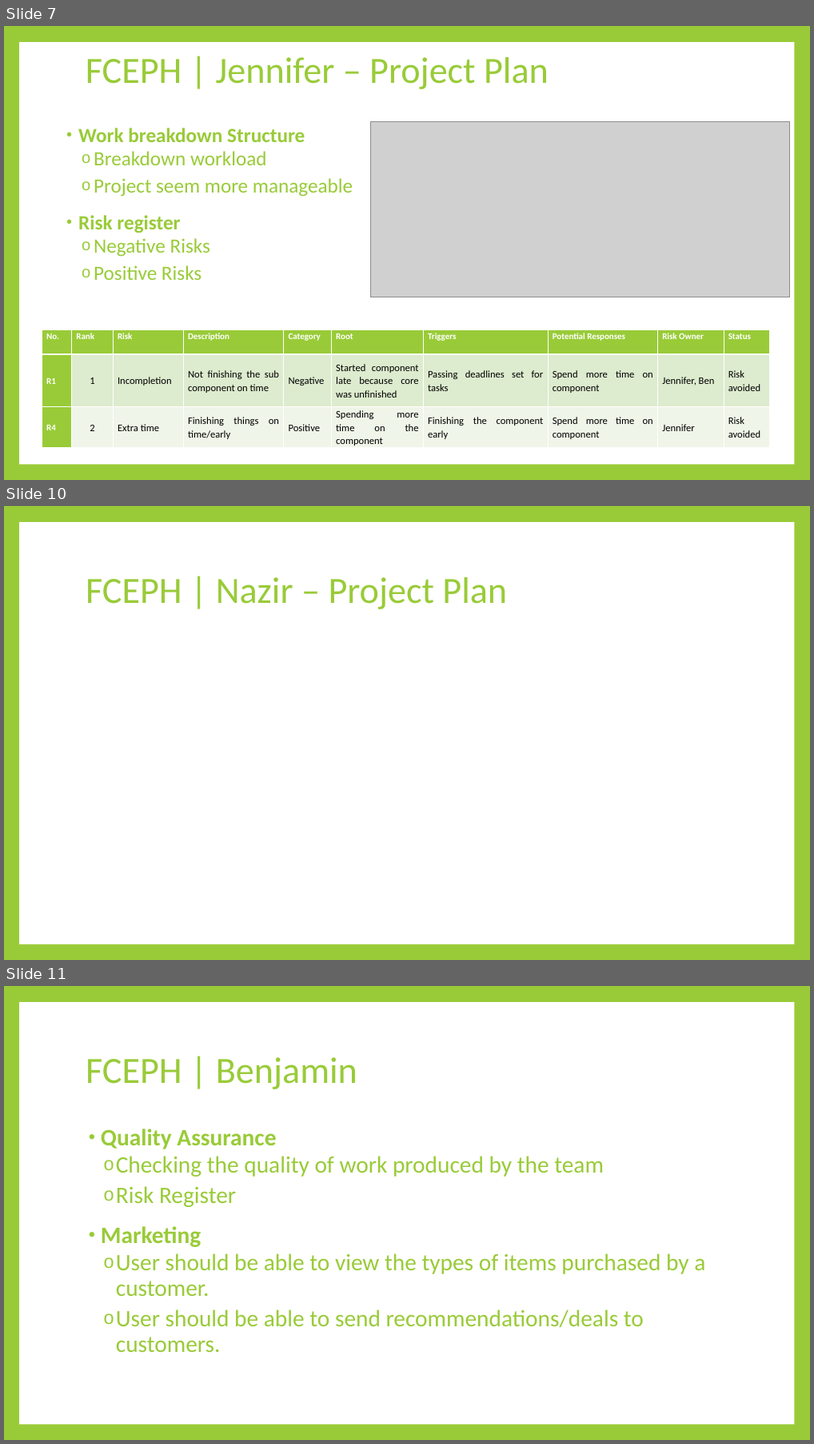
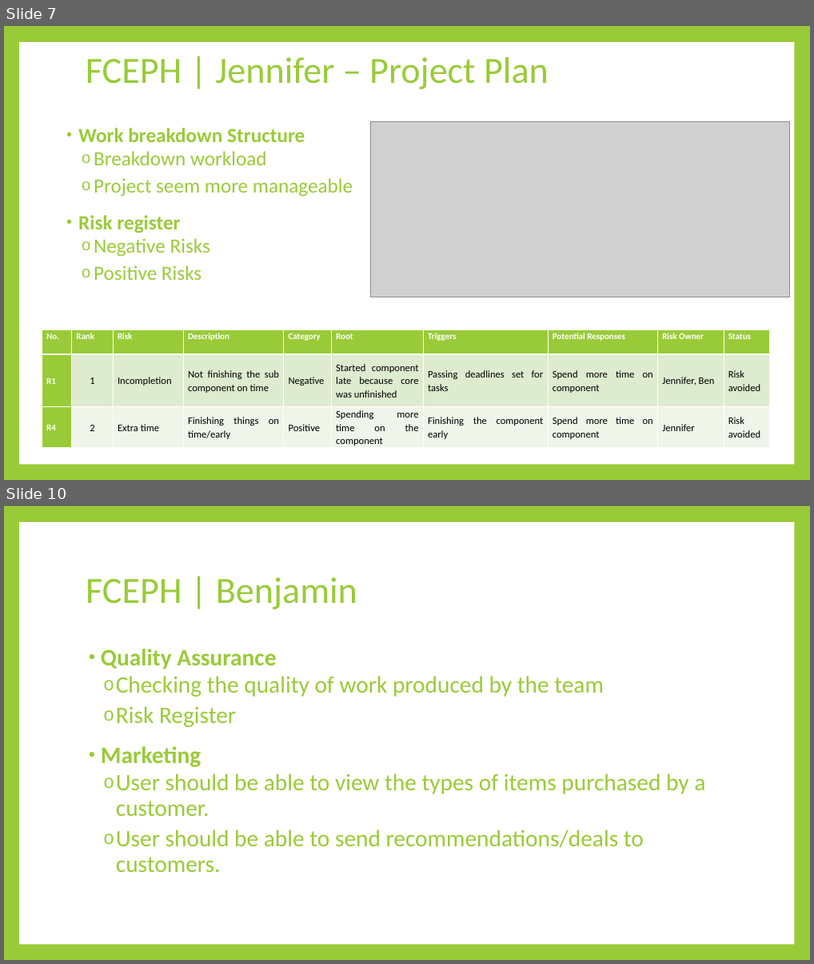
Before and after one commit to AKLBeast/AKLbeast-, a slide deck: Documentation/Group 3 -FCEPH Final.pptx. Shown one above the other, each under a label of ours: slides 7, 10 and 11 before the commit, slides 7 and 10 after it; the slides between them are not shown. The pictures are 814x1444 and 814x964 pixels, drawn with LibreOffice and Linux fonts; fonts in the diff are those of the drawing; grey boxes stand for pictures. Boxes give left, top, right and bottom in pixels: in the first picture for what was removed or moved away, otherwise in the second. Text is boxed around its words. In the diff, an @@ line names an element or a change of style, - is before the commit and + after.

```diff
--- a/Documentation/Group 3 -FCEPH Final.pptx
+++ b/Documentation/Group 3 -FCEPH Final.pptx
@@ slide 10 removed at (x1=4, y1=506, x2=810, y2=960), background #99CB38; not listed: 1 template element that a slide beside it also shows @@
@@ title removed at (x1=86, y1=577, x2=507, y2=609) @@
-FCEPH | Nazir – Project Plan
@@ what was slide 11 is now slide 10 @@
```
Also in this commit, not shown: 2 slides changed, 1 slide added, 1 other slide removed.
